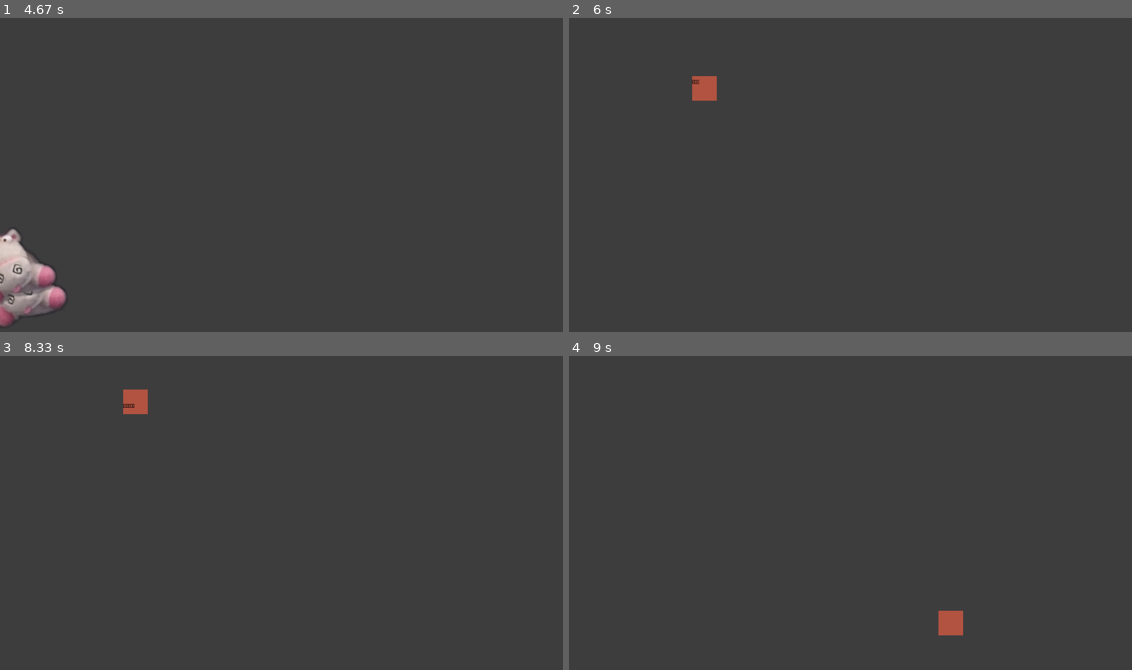
Above: before the commit, frames 1-4 (two rows, left to right).
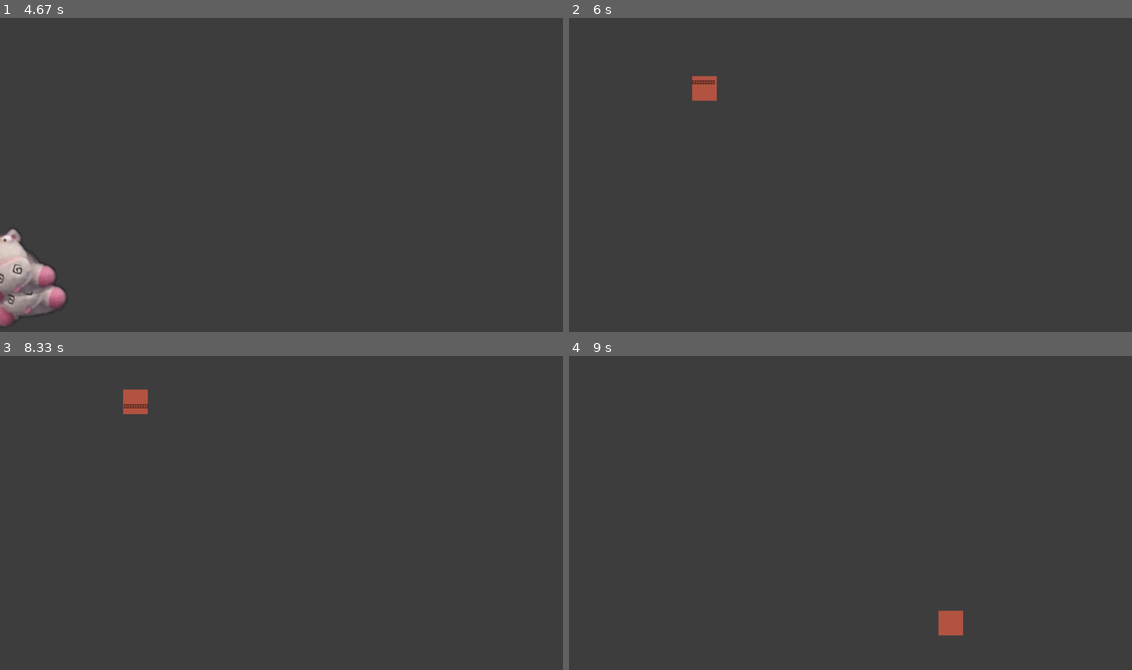
Above: after the commit, the same moments.

Repository: lhsueh1/pygame-card-with-japanese-cmatrix
Game: pygame game, started from badPractice.py
Two runs of this game, one before a commit and one after it. Both use one fixed random seed, a clock stepped at 60 frames per second and the inputs below.
Inputs (mouse positions are in pixels of both pictures, inside the frame that each line leads up to):
- Up to frame 1 (4.67 s): click (281, 171) at 0.38 s; click (146, 175) at 0.72 s; click (106, 250) at 1.05 s; click (349, 200) at 1.38 s; click (78, 162) at 1.72 s; click (264, 112) at 2.05 s; click (427, 222) at 2.38 s; click (478, 259) at 2.72 s; click (484, 143) at 3.05 s; click (399, 112) at 3.38 s; click (112, 58) at 3.72 s; click (33, 153) at 4.55 s
- Up to frame 2 (6 s): click (602, 272) at 4.88 s; click (968, 127) at 5.22 s; click (737, 196) at 5.55 s; click (715, 80) at 5.88 s
- Up to frame 3 (8.33 s): click (382, 619) at 6.22 s; click (247, 406) at 6.55 s; click (320, 456) at 6.88 s; click (304, 597) at 7.22 s; click (73, 450) at 7.55 s; click (219, 610) at 7.88 s; click (129, 390) at 8.22 s
- Up to frame 4 (9 s): click (647, 544) at 8.55 s; click (951, 610) at 8.88 s

Frame 1 is identical in both runs. In frame 2, less than 0.1% of the frame differs, in the area x 21-26%, y 19-22%; in frame 3, less than 0.1%, in the area x 21-27%, y 15-17%; in frame 4, nothing differs.

Commit message:
font a little bigger

Diff:
--- a/badPractice.py
+++ b/badPractice.py
@@ -92,7 +92,7 @@
         self.card20 = "5/22/2021"
 
 
-        font = pygame.font.Font("src/jf-openhuninn-1.1.ttf", 22)
+        font = pygame.font.Font("src/jf-openhuninn-1.1.ttf", 24)
         self.fontRead1 = font.render(self.card1, False,(0,0,0))
         self.fontRead2 = font.render(self.card2, False,(0,0,0))
         self.fontRead3 = font.render(self.card3, False,(0,0,0))
